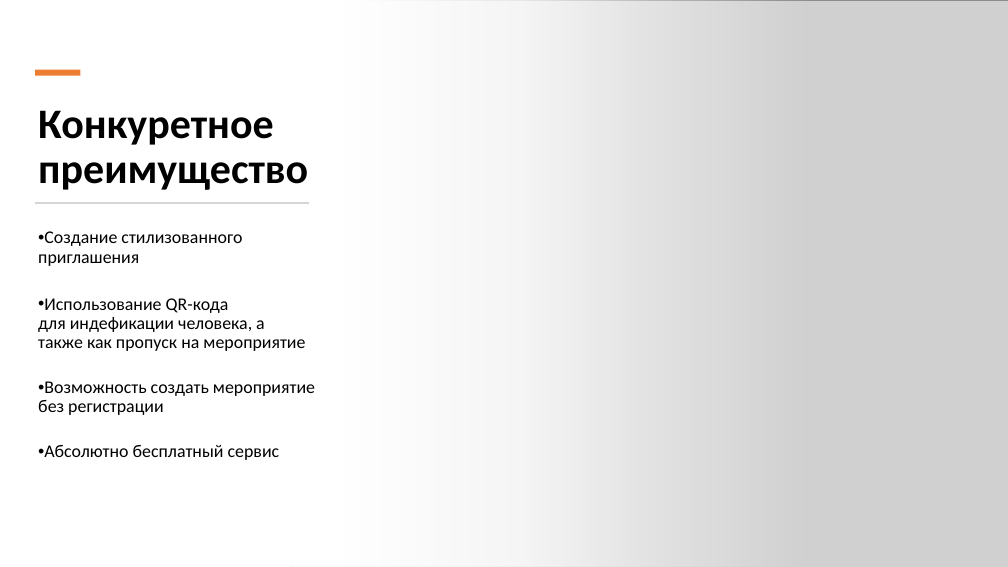
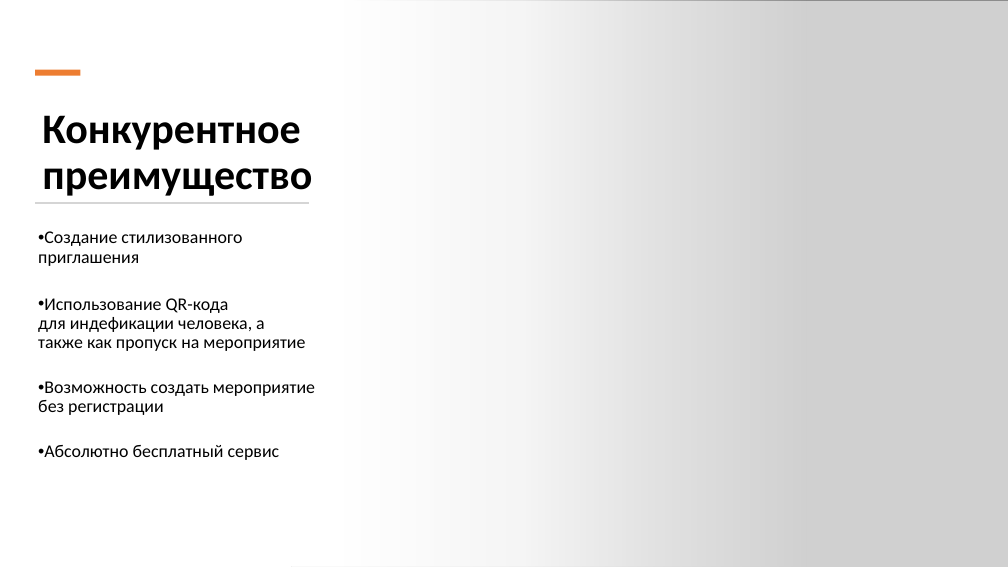
Before and after one commit to vYw7w7q7v/project7-2, a slide deck: slide 6 of Документация/Презентация проекта.pptx. Drawn at 1008x567 pixels with LibreOffice and Linux fonts; fonts in the diff are those of the drawing; grey boxes stand for pictures. Boxes give left, top, right and bottom in pixels: in the first picture for what was removed or moved away, otherwise in the second. Text is boxed around its words. In the diff, an @@ line names an element or a change of style, - is before the commit and + after.

```diff
--- a/Документация/Презентация проекта.pptx
+++ b/Документация/Презентация проекта.pptx
@@ title at (42, 115, 312, 196): text changed @@
-Конкуретное преимущество
+Конкурентное преимущество
```
Also in this commit, not shown: 5 other slides changed, 3 slides added, 1 slide removed, 5 other files.
